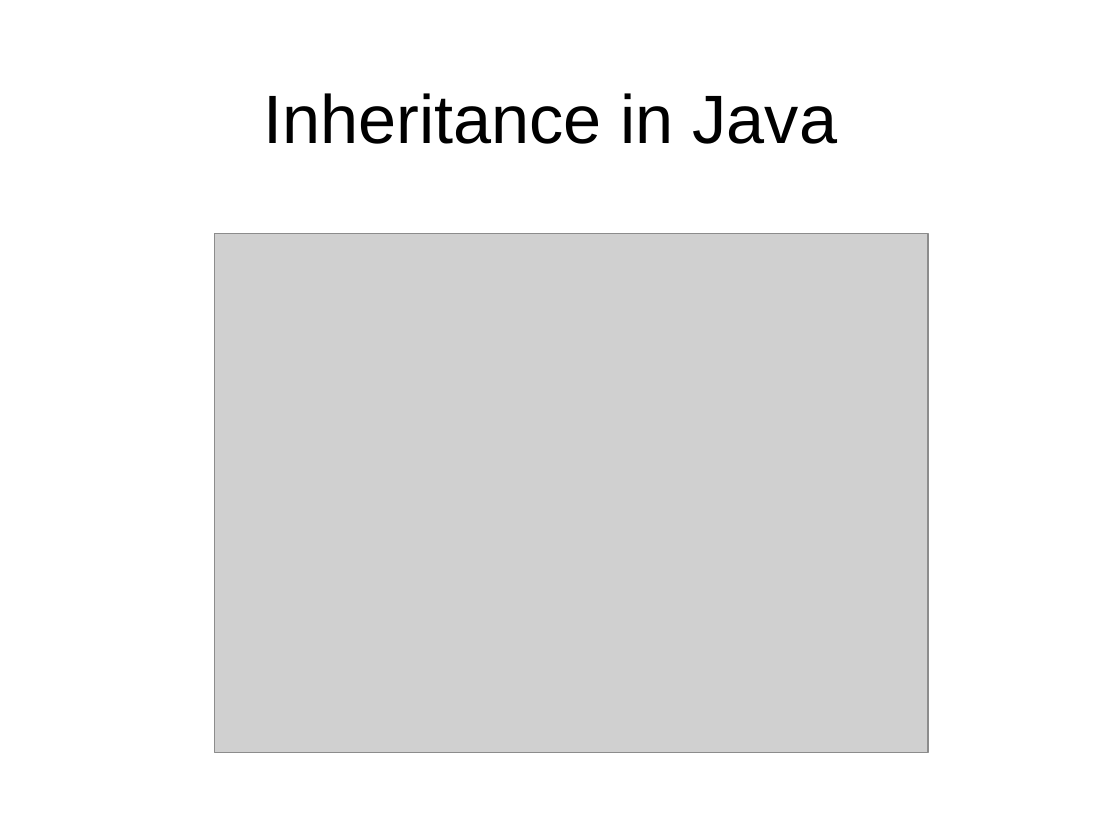
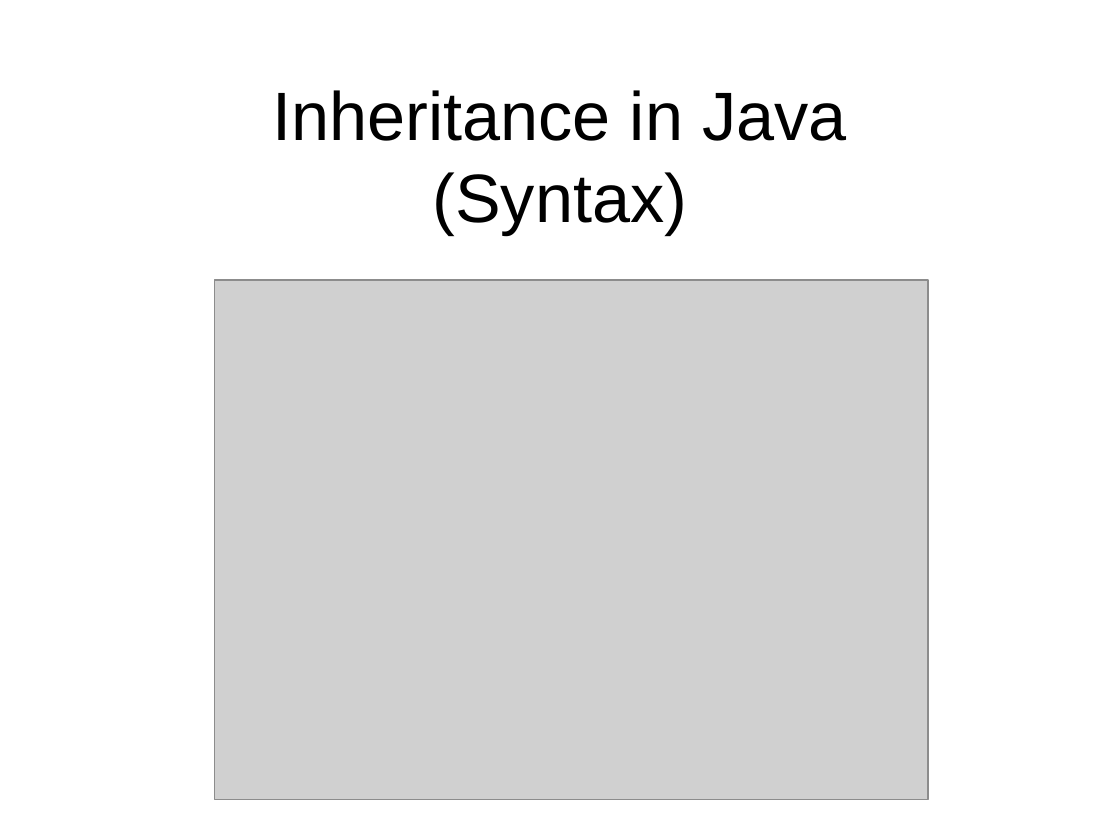
Before and after one commit to octaviordz/zjnu2017.github.io, a slide deck: slide 11 of OOP/lectures/040--Inheritance.and.Interfaces.ppt. Drawn at 1120x840 pixels with LibreOffice and Linux fonts; fonts in the diff are those of the drawing; grey boxes stand for pictures. Boxes give left, top, right and bottom in pixels: in the first picture for what was removed or moved away, otherwise in the second. Text is boxed around its words. In the diff, an @@ line names an element or a change of style, - is before the commit and + after.

Commit message:
Inheritance.

```diff
--- a/OOP/lectures/040--Inheritance.and.Interfaces.ppt
+++ b/OOP/lectures/040--Inheritance.and.Interfaces.ppt
@@ title at (272, 90, 847, 234): text changed @@
-Inheritance in Java
+Inheritance in Java
+(Syntax)
@@ picture: place and size @@
-picture at (215, 233, 928, 753)
+picture at (215, 280, 928, 800)
```
Also in this commit, not shown: 2 other slides changed, 1 other file.
